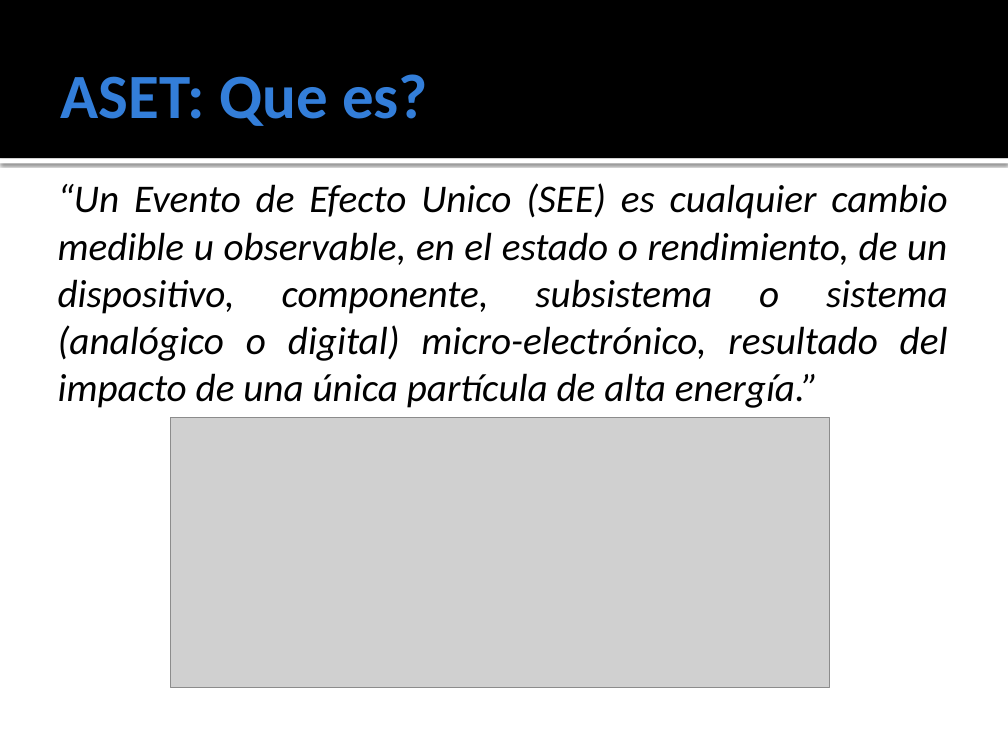
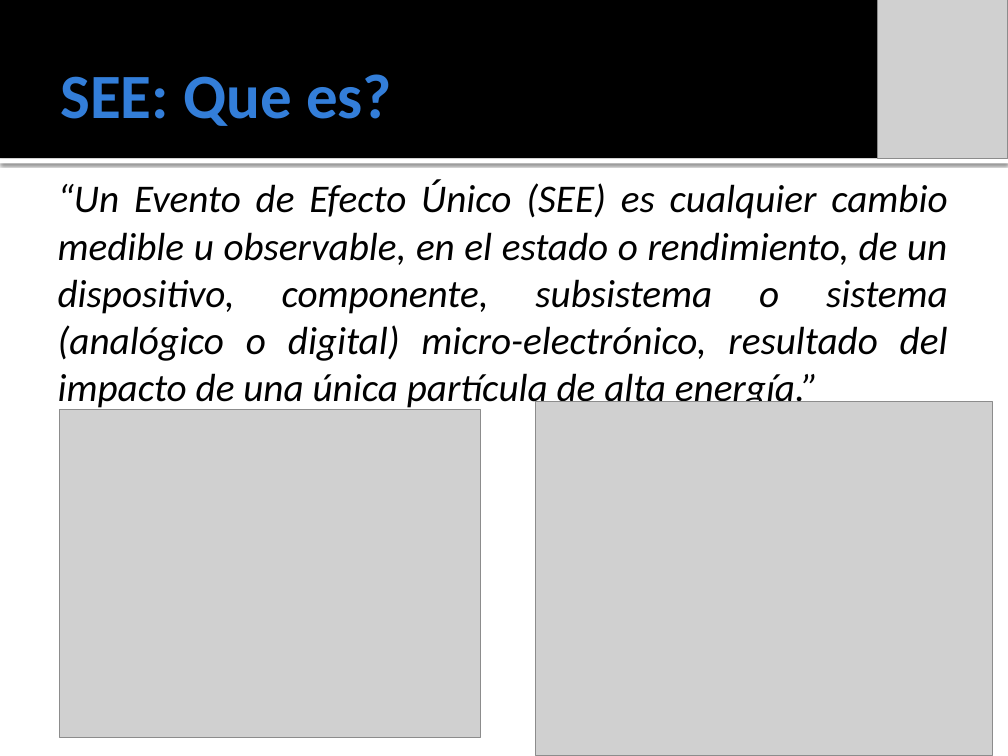
Before and after one commit to ginotkj/fiocs, a slide deck: slide 3 of Documentation/Documentacion/PRESENTACION_FABRI.pptx. Drawn at 1008x756 pixels with LibreOffice and Linux fonts; fonts in the diff are those of the drawing; grey boxes stand for pictures. Boxes give left, top, right and bottom in pixels: in the first picture for what was removed or moved away, otherwise in the second. Text is boxed around its words. In the diff, an @@ line names an element or a change of style, - is before the commit and + after.

```diff
--- a/Documentation/Documentacion/PRESENTACION_FABRI.pptx
+++ b/Documentation/Documentacion/PRESENTACION_FABRI.pptx
@@ picture added at [877, 0, 1008, 158] @@
@@ title at [60, 74, 392, 126]: text changed @@
-ASET: Que es?
+SEE: Que es?
@@ text at [58, 180, 948, 411]: text changed @@
-“Un Evento de Efecto Unico (SEE) es cualquier cambio medible u observable, en el estado o rendimiento, de un dispositivo, componente, subsistema o sistema (analógico o digital) micro-electrónico, resultado del impacto de una única partícula de alta energía.”
+“Un Evento de Efecto Único (SEE) es cualquier cambio medible u observable, en el estado o rendimiento, de un dispositivo, componente, subsistema o sistema (analógico o digital) micro-electrónico, resultado del impacto de una única partícula de alta energía.”
@@ picture added at [59, 409, 480, 737] @@
@@ picture removed at [170, 417, 830, 687] @@
@@ picture added at [535, 401, 992, 756] @@
```
Also in this commit, not shown: 5 other slides changed, 3 slides added, 1 slide removed, 2 other files.
